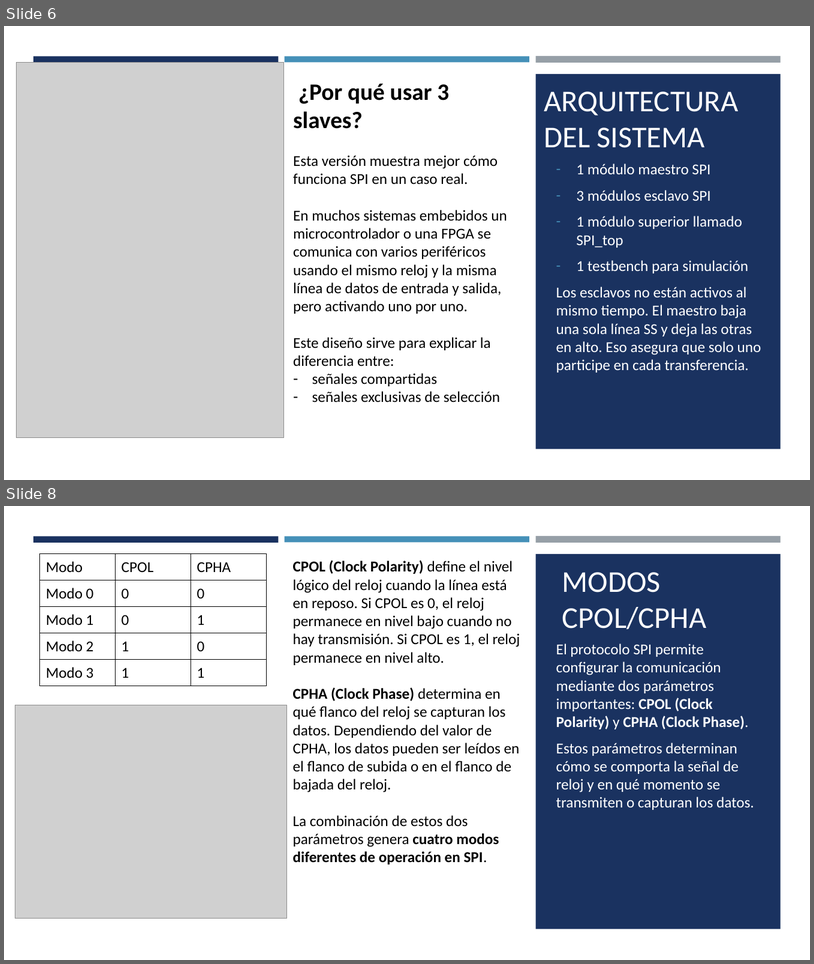
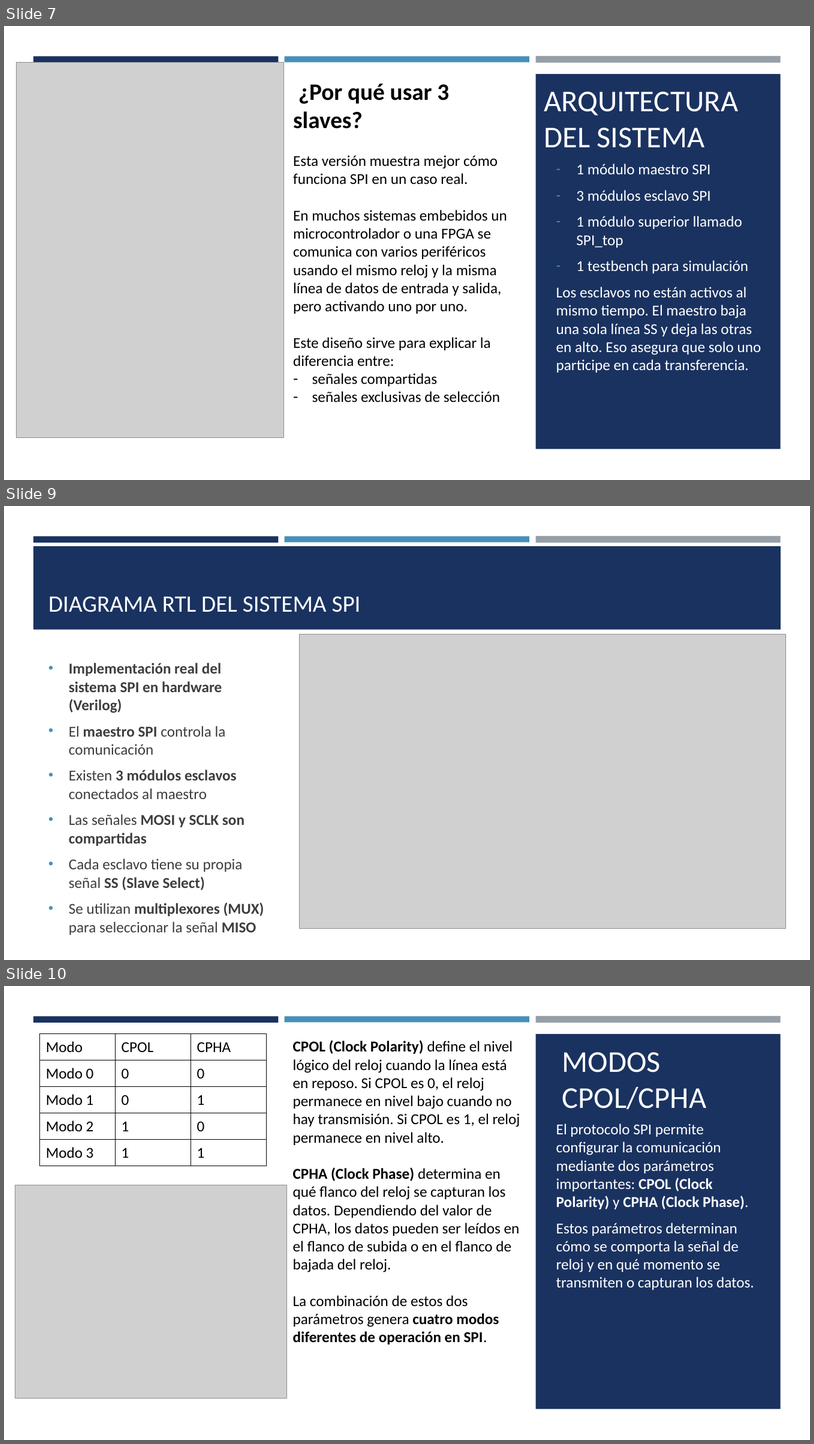
Before and after one commit to derekcasillas3070-alt/Tareas-ArquitecturaDeComputadoras, a slide deck: SPI-Completo/Documentacion/Implementación de Módulo SPI.pptx. Shown one above the other, each under a label of ours: slides 6 and 8 before the commit, slides 7, 9 and 10 after it; the slides between them are not shown. The pictures are 814x964 and 814x1444 pixels, drawn with LibreOffice and Linux fonts; fonts in the diff are those of the drawing; grey boxes stand for pictures. Boxes give left, top, right and bottom in pixels: in the first picture for what was removed or moved away, otherwise in the second. Text is boxed around its words. In the diff, an @@ line names an element or a change of style, - is before the commit and + after.

```diff
--- a/SPI-Completo/Documentacion/Implementación de Módulo SPI.pptx
+++ b/SPI-Completo/Documentacion/Implementación de Módulo SPI.pptx
@@ slide 9 added at bbox=[4, 506, 810, 960], background #FFFFFF @@
@@ rectangle added at bbox=[33, 536, 279, 542], fill #1A3260 @@
@@ rectangle added at bbox=[285, 536, 530, 542], fill #4590B8 @@
@@ rectangle added at bbox=[536, 536, 781, 543], fill #969FA7 @@
@@ rectangle added at bbox=[33, 546, 782, 630], fill #1A3260 @@
@@ title added at bbox=[48, 596, 361, 612], 28 pt, text #FFFFFF @@
+DIAGRAMA RTL DEL SISTEMA SPI
@@ picture added at bbox=[299, 634, 786, 928] @@
@@ text added at bbox=[69, 663, 264, 934], 18 pt, text #3D3D3D, bold @@
+• Implementación real del sistema SPI en hardware (Verilog)
+• El maestro SPI controla la comunicación
+• Existen 3 módulos esclavos conectados al maestro
+• Las señales MOSI y SCLK son compartidas
+• Cada esclavo tiene su propia señal SS (Slave Select)
+• Se utilizan multiplexores (MUX) para seleccionar la señal MISO
@@ what was slide 6 is now slide 7 @@
@@ what was slide 8 is now slide 10 @@
```
Also in this commit, not shown: 3 slides changed, 1 other slide added, 4 other files.
